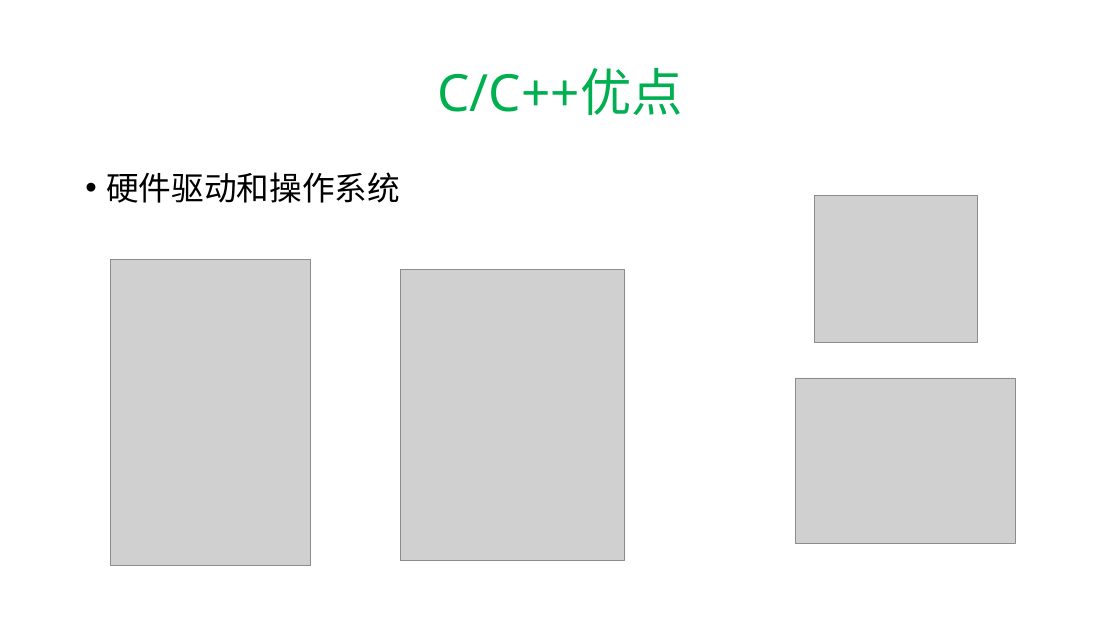
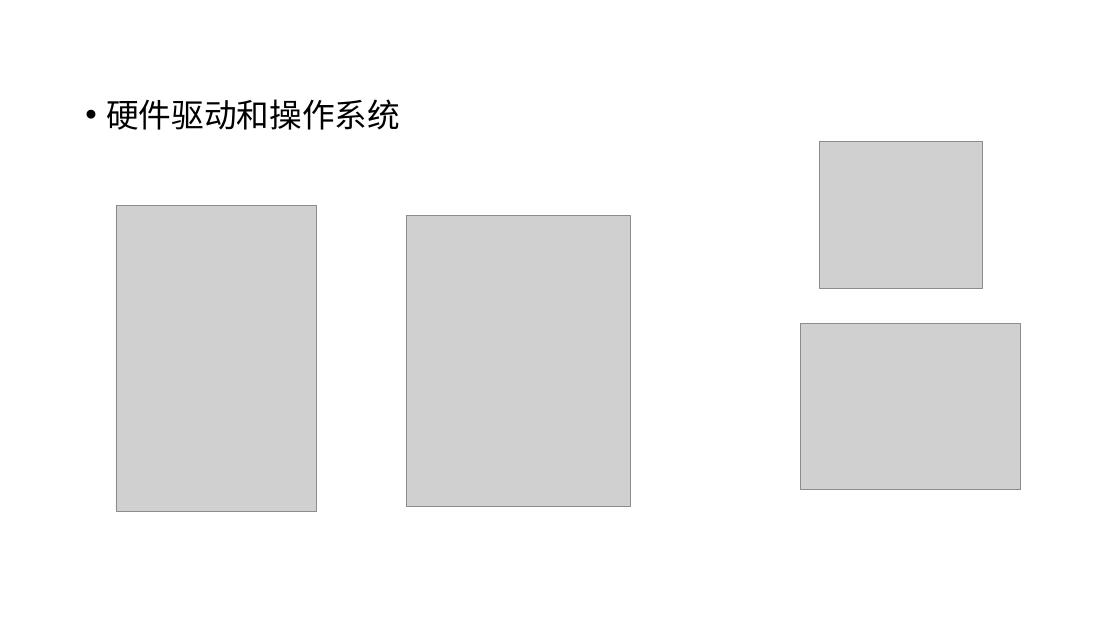
Before and after one commit to hwdong-net/cplusplus17, a slide deck: slide 10 of ppt/1.1 C++语言介绍.pptx (slide 29 before the commit). Drawn at 1120x630 pixels with LibreOffice and Linux fonts; fonts in the diff are those of the drawing; grey boxes stand for pictures. Boxes give left, top, right and bottom in pixels: in the first picture for what was removed or moved away, otherwise in the second. Text is boxed around its words. In the diff, an @@ line names an element or a change of style, - is before the commit and + after.

```diff
--- a/ppt/1.1 C++语言介绍.pptx
+++ b/ppt/1.1 C++语言介绍.pptx
@@ text "硬件驱动和操作系统": place and size @@
-text "硬件驱动和操作系统" at bbox=[106, 172, 400, 203]
+text "硬件驱动和操作系统" at bbox=[106, 99, 400, 130]
@@ title removed at bbox=[437, 68, 682, 115] @@
-C/C++优点
@@ picture added at bbox=[820, 142, 983, 289] @@
@@ picture removed at bbox=[814, 196, 977, 343] @@
@@ 3 pictures: place and size @@
-3 pictures at bbox=[110, 259, 1015, 565]
+3 pictures at bbox=[116, 205, 1021, 512]
```
Also in this commit, not shown: 7 other slides changed, 20 slides added, 4 slides removed.
